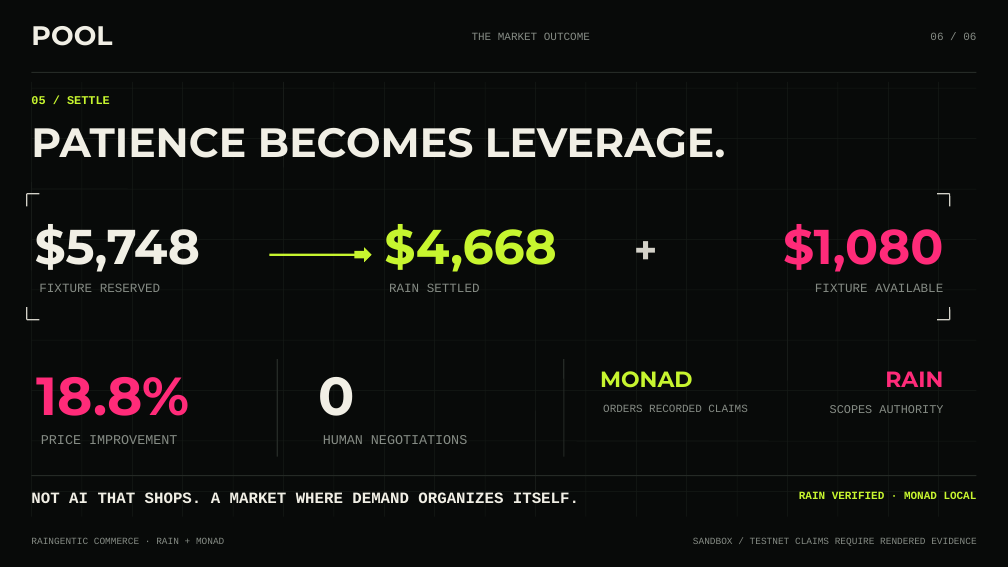
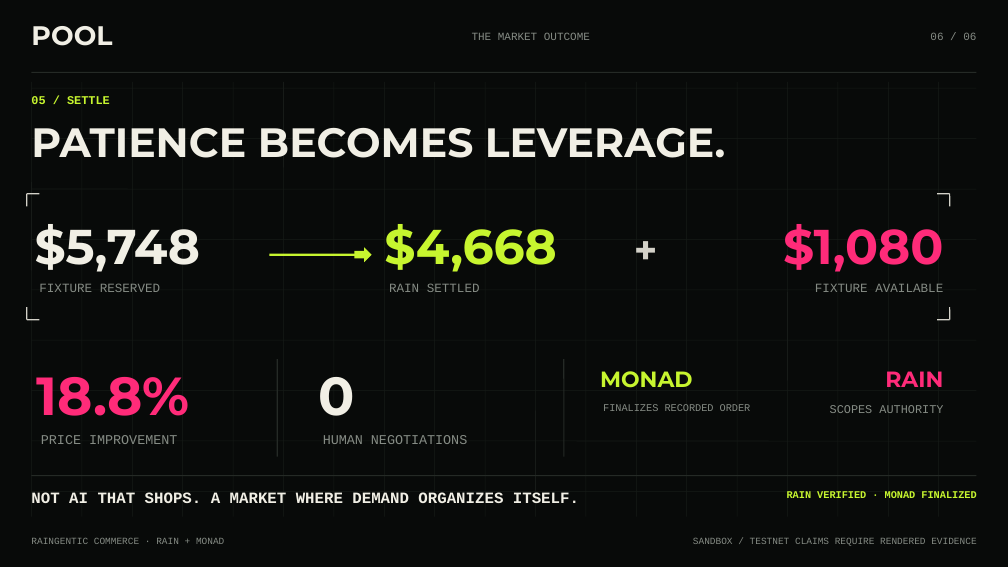
Before and after one commit to inevident/Pool, a slide deck: slide 6 of POOL_PITCH.pptx. Drawn at 1008x567 pixels with LibreOffice and Linux fonts; fonts in the diff are those of the drawing. Boxes give left, top, right and bottom in pixels: in the first picture for what was removed or moved away, otherwise in the second. Text is boxed around its words. In the diff, an @@ line names an element or a change of style, - is before the commit and + after.

Commit message:
feat(submission): publish verified sponsor proof

```diff
--- a/POOL_PITCH.pptx
+++ b/POOL_PITCH.pptx
@@ text at (x1=603, y1=404, x2=751, y2=411): text changed; size 10.5 to 9.8 pt @@
-ORDERS RECORDED CLAIMS
+FINALIZES RECORDED ORDER
@@ text at (x1=787, y1=491, x2=976, y2=498): text changed; size 10.5 to 9.8 pt @@
-RAIN VERIFIED · MONAD LOCAL
+RAIN VERIFIED · MONAD FINALIZED
```
Also in this commit, not shown: 3 other slides changed, 1 slide added, 1 slide removed, 15 other files.
